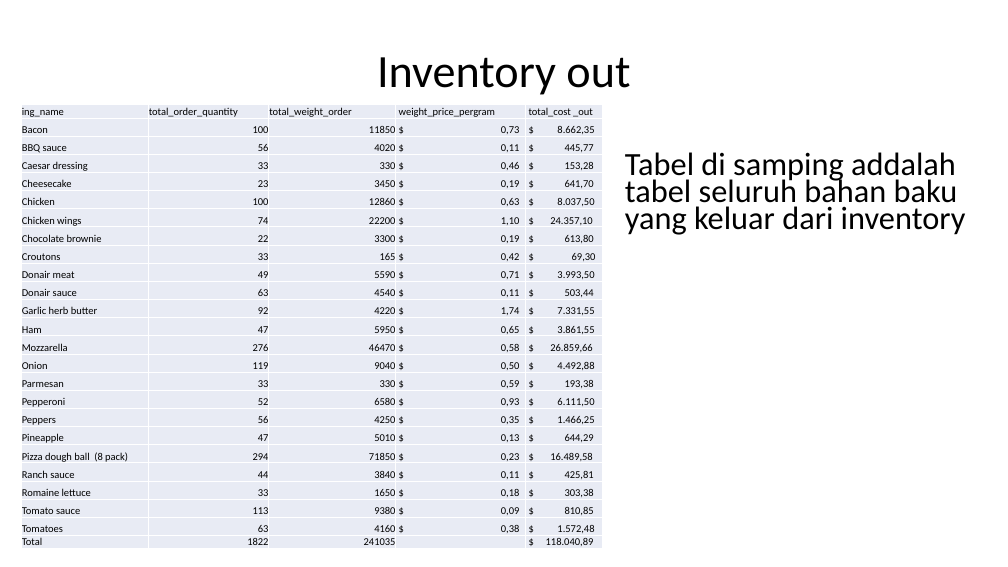
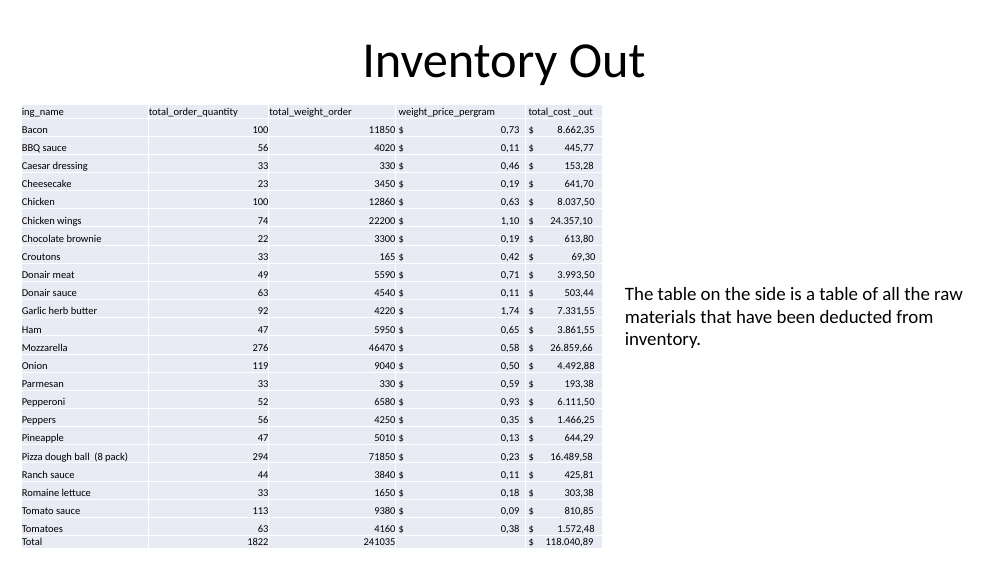
Before and after one commit to Halaholo61/Pizza-king-Stock-Optimization, a slide deck: slide 7 of MANAJEMEN OPTIMASI STOCK PIZZA KING.pptx. Drawn at 1008x567 pixels with LibreOffice and Linux fonts; fonts in the diff are those of the drawing. Boxes give left, top, right and bottom in pixels: in the first picture for what was removed or moved away, otherwise in the second. Text is boxed around its words. In the diff, an @@ line names an element or a change of style, - is before the commit and + after.

```diff
--- a/MANAJEMEN OPTIMASI STOCK PIZZA KING.pptx
+++ b/MANAJEMEN OPTIMASI STOCK PIZZA KING.pptx
@@ title at [362,44,646,85]: text changed; size 44 to 48 pt @@
-Inventory out
+Inventory Out
@@ text at [625,287,963,348]: text changed; size 30.8 to 18 pt @@
-Tabel di samping addalah tabel seluruh bahan baku yang keluar dari inventory
+The table on the side is a table of all the raw materials that have been deducted from inventory.
```
Also in this commit, not shown: 2 other slides changed, 8 slides added, 8 slides removed, 3 other files.
